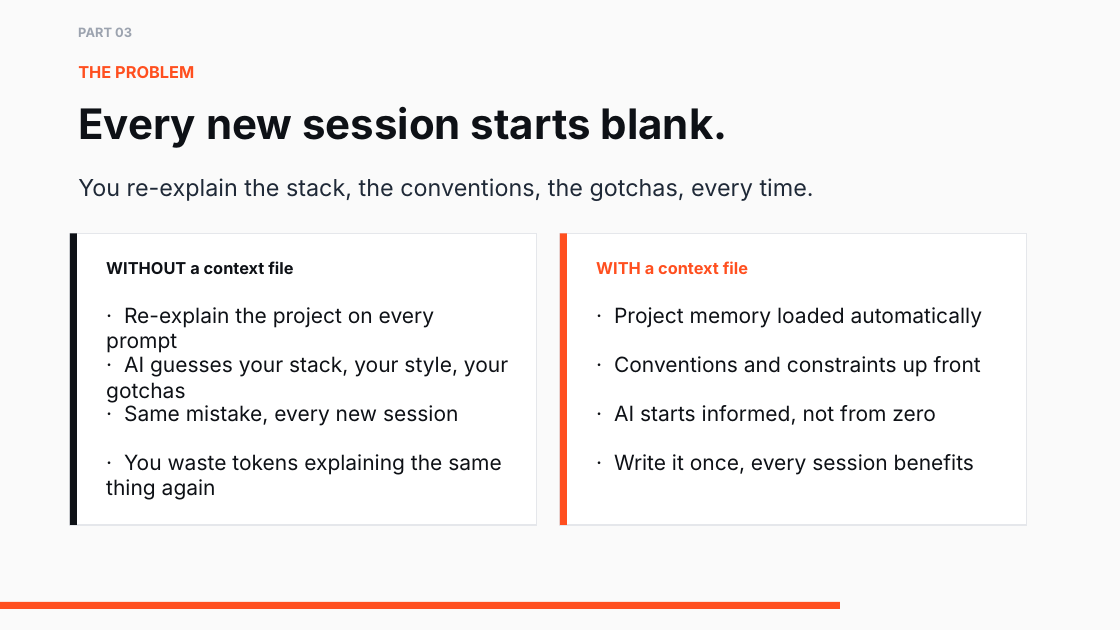
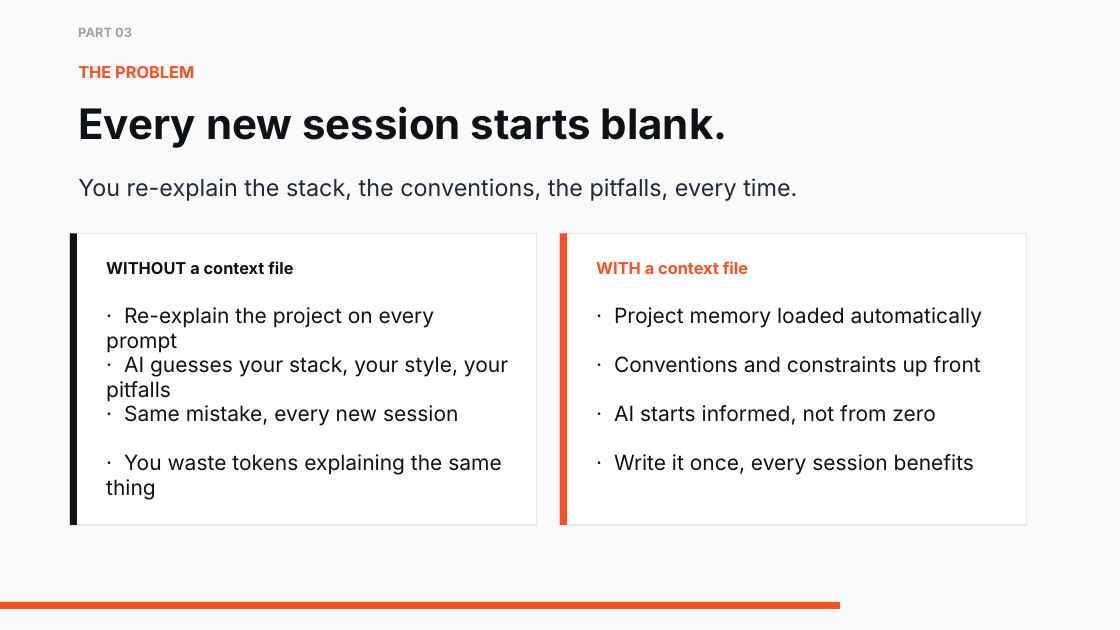
Before and after one commit to kbagher/agentic-coding-workshop, a slide deck: slide 10 of Agentic Coding.pptx. Drawn at 1120x630 pixels with LibreOffice and Linux fonts; fonts in the diff are those of the drawing. Boxes give left, top, right and bottom in pixels: in the first picture for what was removed or moved away, otherwise in the second. Text is boxed around its words. In the diff, an @@ line names an element or a change of style, - is before the commit and + after.

```diff
--- a/Agentic Coding.pptx
+++ b/Agentic Coding.pptx
@@ text at (x1=78, y1=178, x2=797, y2=201): text changed @@
-You re-explain the stack, the conventions, the gotchas, every time.
+You re-explain the stack, the conventions, the pitfalls, every time.
@@ text at (x1=106, y1=356, x2=508, y2=402): text changed @@
-· AI guesses your stack, your style, your gotchas
+· AI guesses your stack, your style, your pitfalls
@@ text at (x1=106, y1=454, x2=501, y2=500): text changed @@
-· You waste tokens explaining the same thing again
+· You waste tokens explaining the same thing
```
Also in this commit, not shown: 11 other slides changed, 2 other files.
